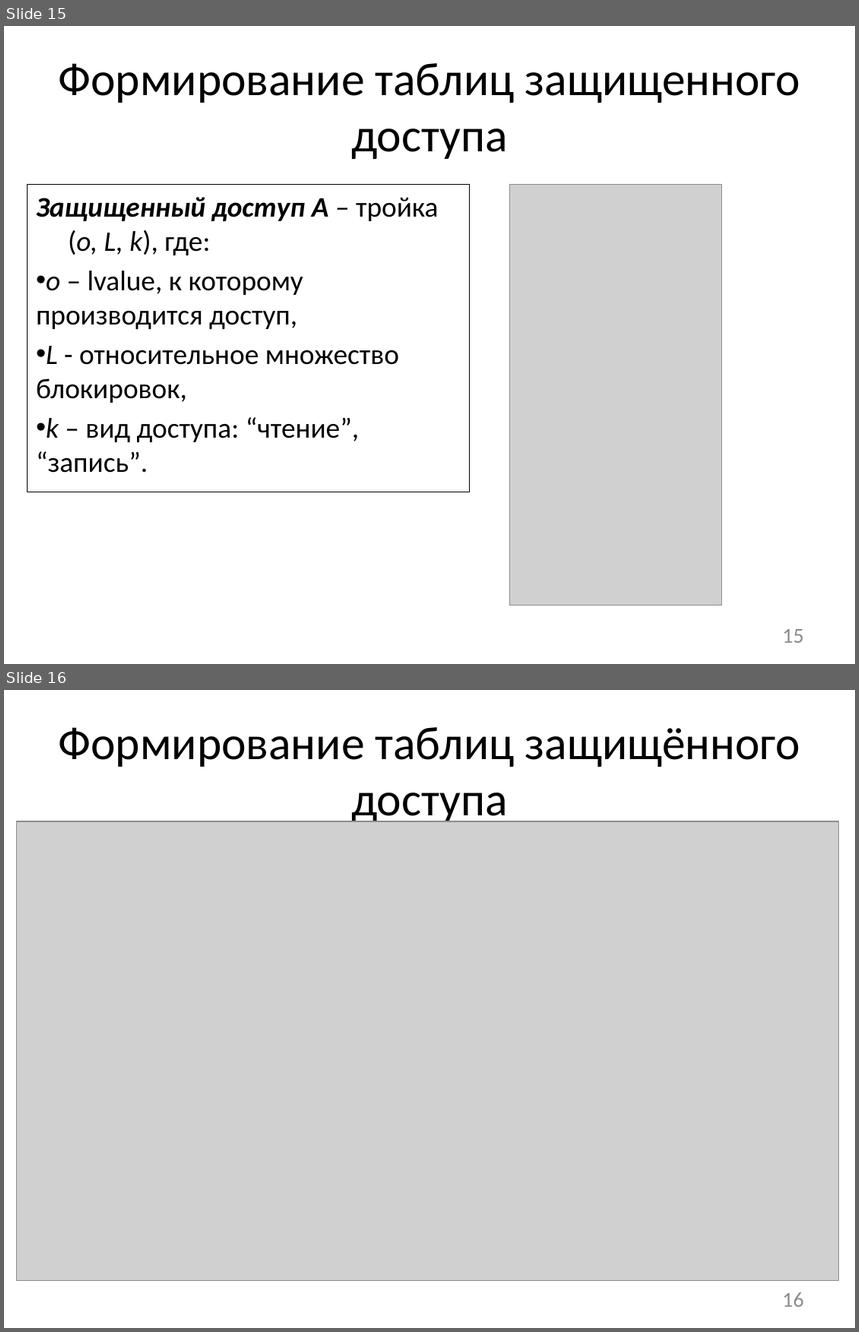
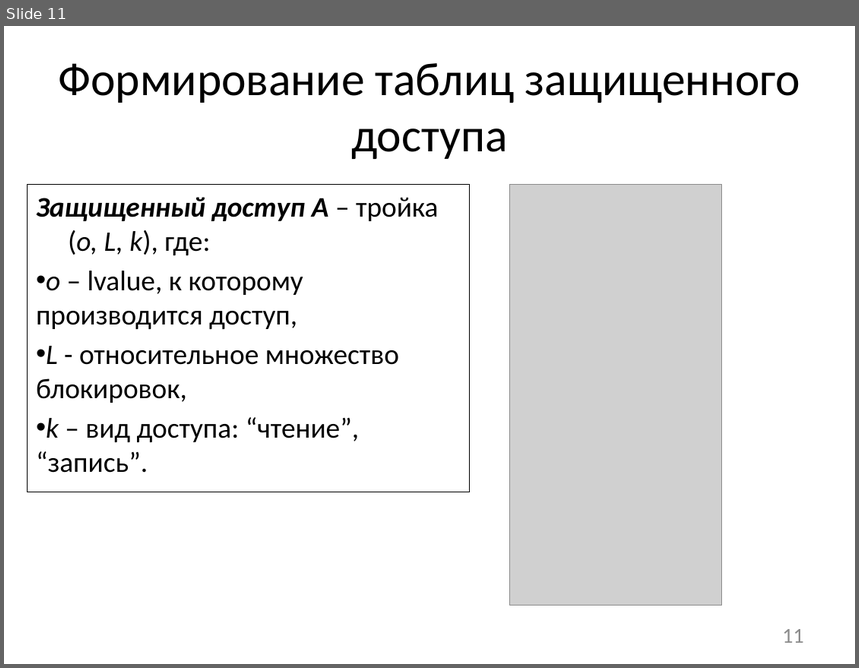
Before and after one commit to afrolovskiy/diplom, a slide deck: presentations/diplom/static race detection.pptx. Shown one above the other, each under a label of ours: slides 15 and 16 before the commit, slide 11 after it. The pictures are 859x1332 and 859x668 pixels, drawn with LibreOffice and Linux fonts; fonts in the diff are those of the drawing; grey boxes stand for pictures. Boxes give left, top, right and bottom in pixels: in the first picture for what was removed or moved away, otherwise in the second. Text is boxed around its words. In the diff, an @@ line names an element or a change of style, - is before the commit and + after.

```diff
--- a/presentations/diplom/static race detection.pptx
+++ b/presentations/diplom/static race detection.pptx
@@ slide 16 removed at box(4, 690, 855, 1328), background #FFFFFF @@
@@ title removed at box(58, 727, 800, 827) @@
-Формирование таблиц защищённого доступа
@@ picture removed at box(17, 822, 840, 1281) @@
@@ page number removed at box(782, 1293, 804, 1307) @@
-16
@@ what was slide 15 is now slide 11 @@
@@ page number at box(782, 629, 804, 643): text changed @@
-15
+11
```
Also in this commit, not shown: 1 slide changed, 1 slide added, 13 other slides removed, 1 other file.
